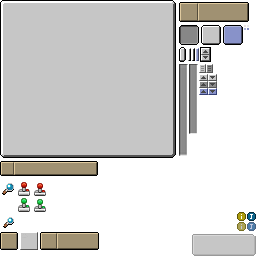
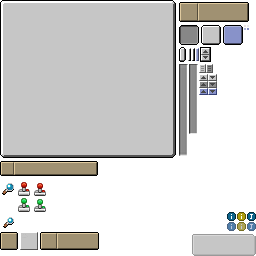
Layer changes from the first 256×256 image to the second:
added layer "图层 20" above "图层 14" over [227, 212, 236, 231]
